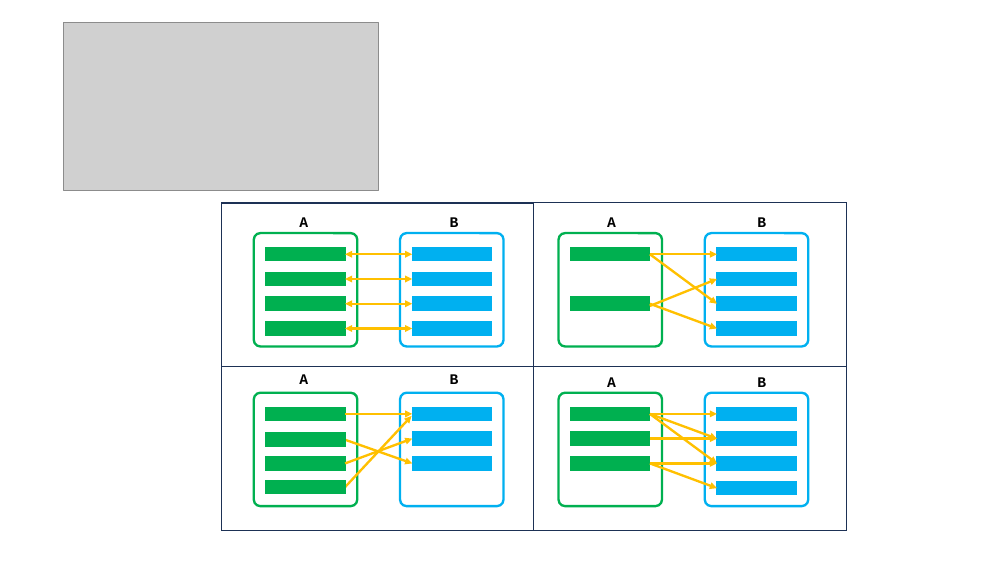
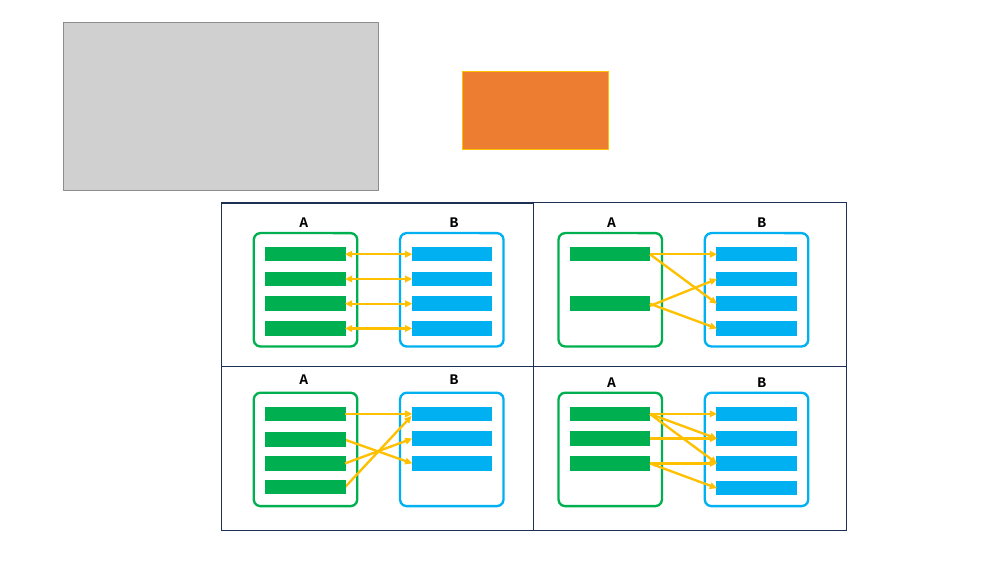
Before and after one commit to michikazuokai/git-tutorial, a slide deck: slide 1 of プレゼン資料1.pptx. Drawn at 1008x567 pixels with LibreOffice and Linux fonts; fonts in the diff are those of the drawing; grey boxes stand for pictures. Boxes give left, top, right and bottom in pixels: in the first picture for what was removed or moved away, otherwise in the second. Text is boxed around its words. In the diff, an @@ line names an element or a change of style, - is before the commit and + after.

```diff
--- a/プレゼン資料1.pptx
+++ b/プレゼン資料1.pptx
@@ rectangle added at <box>463,72,609,149</box>, fill #ED7D31, outline #FFC000 1 pt @@
```
Also in this commit, not shown: 1 slide added.
